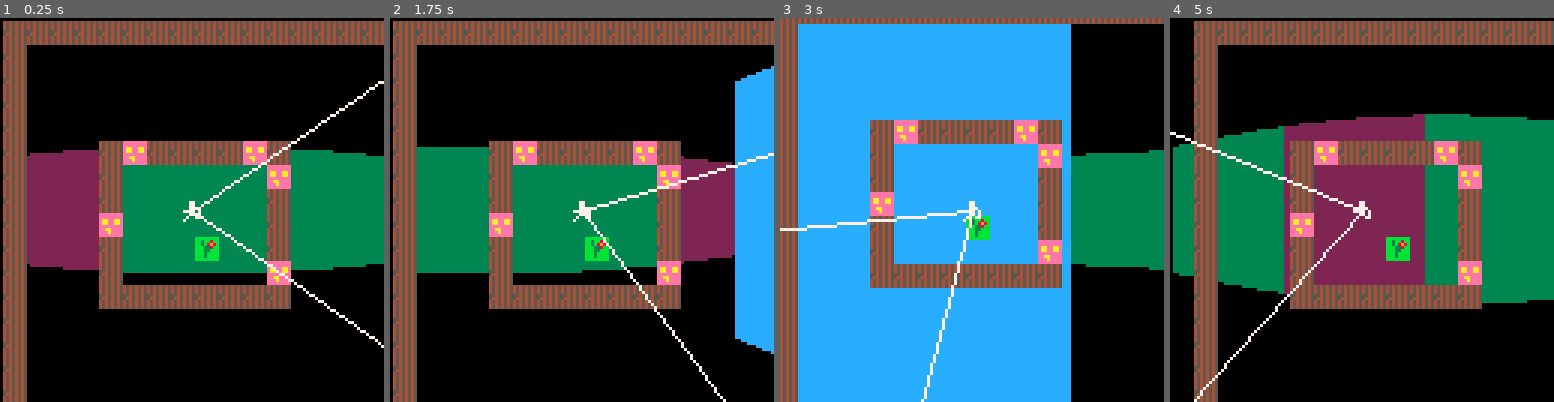
Above: before the commit, frames 1-4 (left to right).
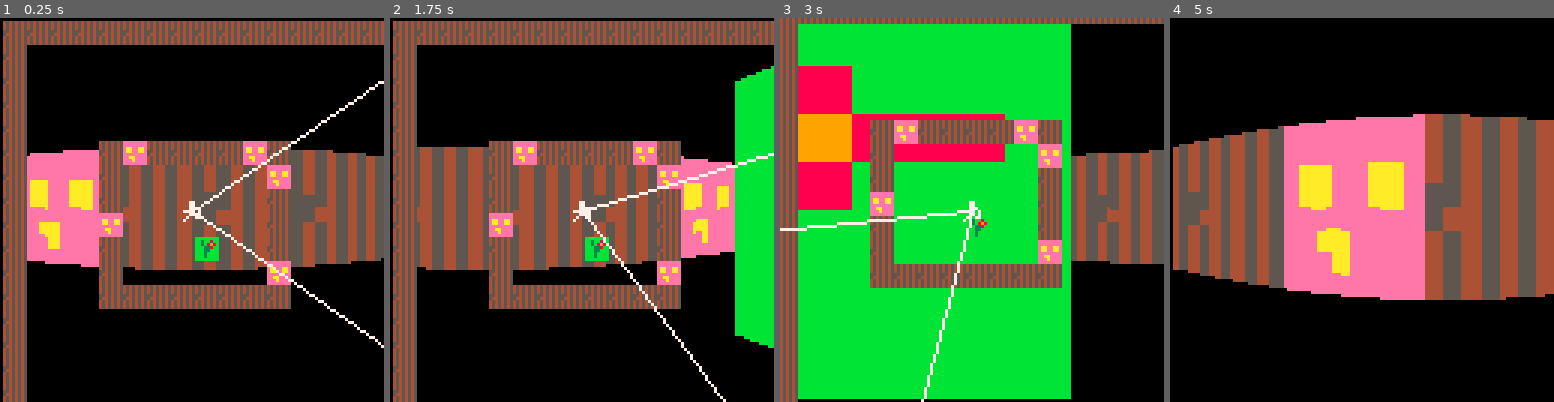
Above: after the commit, the same moments.

Repository: RicoP/picowiese
Game: PICO-8 cartridge wolf.p8
The game is run twice, just before and just after one commit, with the same random seed, the same clock (stepped at 60 frames per second) and the same inputs.
Inputs:
- Up to frame 1 (0.25 s): no input
- Up to frame 2 (1.75 s): tap X (X key) at 0.33, 1.07 s; hold Right from 1.6 s (still down)
- Up to frame 3 (3 s): tap X (X key) at 1.85, 2.97 s; release Right at 2.1 s; hold Up 2.15-2.42 s; hold Right from 2.47 s (still down)
- Up to frame 4 (5 s): release Right at 3.03 s; hold Left 3.08-3.58 s; hold Down 3.63-3.97 s; hold Right 4.02-4.68 s; tap X (X key) at 4.08 s; hold Up from 4.73 s (still down)

The runs differ from the first frame. In frame 1, 23% of the frame differs, in the area x 7-100%, y 34-67%; in frame 2, 26%; in frame 3, 66%, in the area x 4-100%, y 1-100%; in frame 4, 53%.

Commit message:
raycaster with textures!

Diff:
--- a/wolf.p8
+++ b/wolf.p8
@@ -79,8 +79,11 @@
  end
 end
 
-function vertline(x,y1,y2,c)
- line(x,y1,x,y2,c)
+function vertline(x,y1,y2,tile,texx)
+ --line(x,y1,x,y2,c)
+ --sspr(t*8+px,0,1,8,i-1,64-(64-d)/2,1,64-d)
+ sspr(tile*8+8-texx-1,0,1,8,x,y1,1,y2-y1)
+
 end
 
 function draw_game2()
@@ -141,20 +144,34 @@
 		local drawend=lineh/2+64
 		if(drawend>=128)drawend=127
 
-  --fake color
-  local c=hit
-  if(side)c+=8
-
-  vertline(x,drawstart,drawend,c)
+  local wallx=0
+  if not side then
+   wallx=p.y+perpwalldist*rayy
+  else
+   wallx=p.x+perpwalldist*rayx
+  end
+  wallx-=flr(wallx)
+
+  local texx=flr(wallx*8)
+  if not side and rayx>0 then
+   texx=8-texx-1
+  end
+  if side and rayy<0 then
+   texx=8-texx-1
+  end
+
+  vertline(x,drawstart,drawend,hit,texx)
 
   a-=fov/(128)
  end
 end
 
+drawmap=true
 function _draw()
+ if(btnp(❎))drawmap=not drawmap
  cls(0)
 	draw_game2()
- draw_map()
+ if(drawmap)draw_map()
 end
 
 
